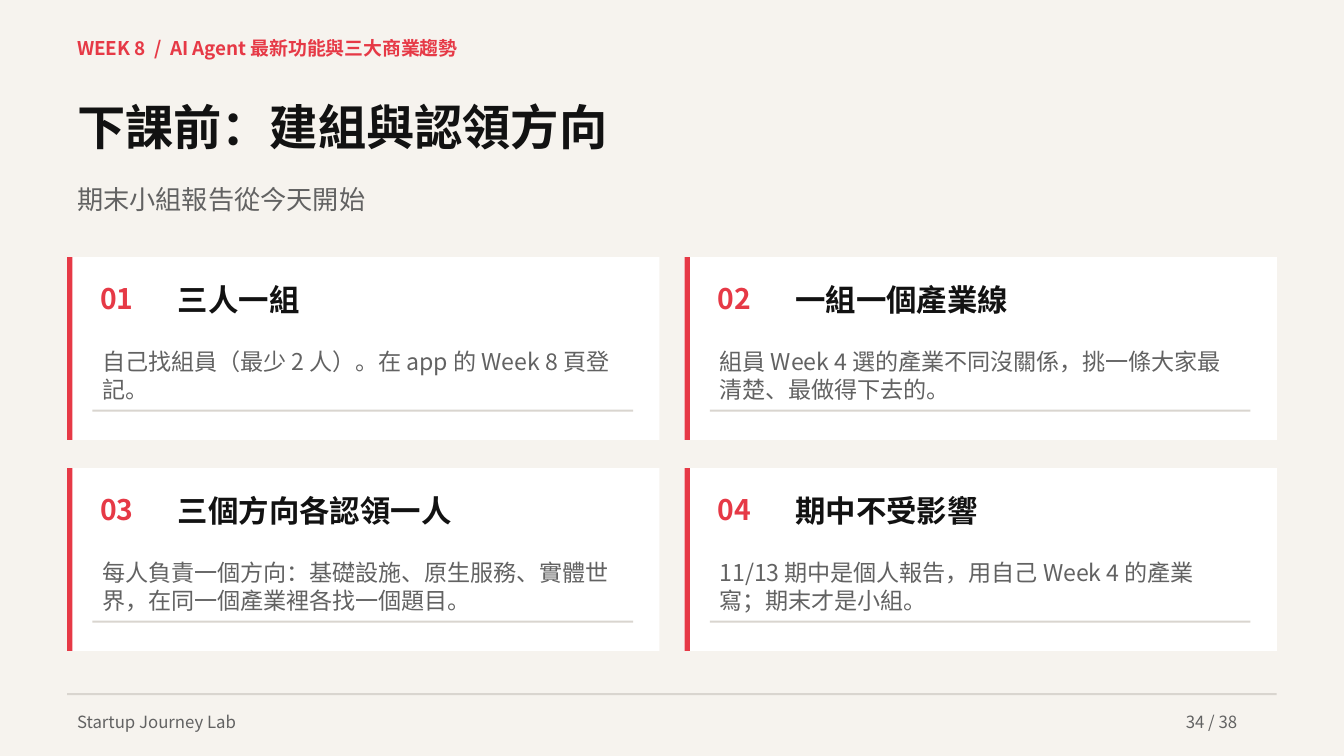
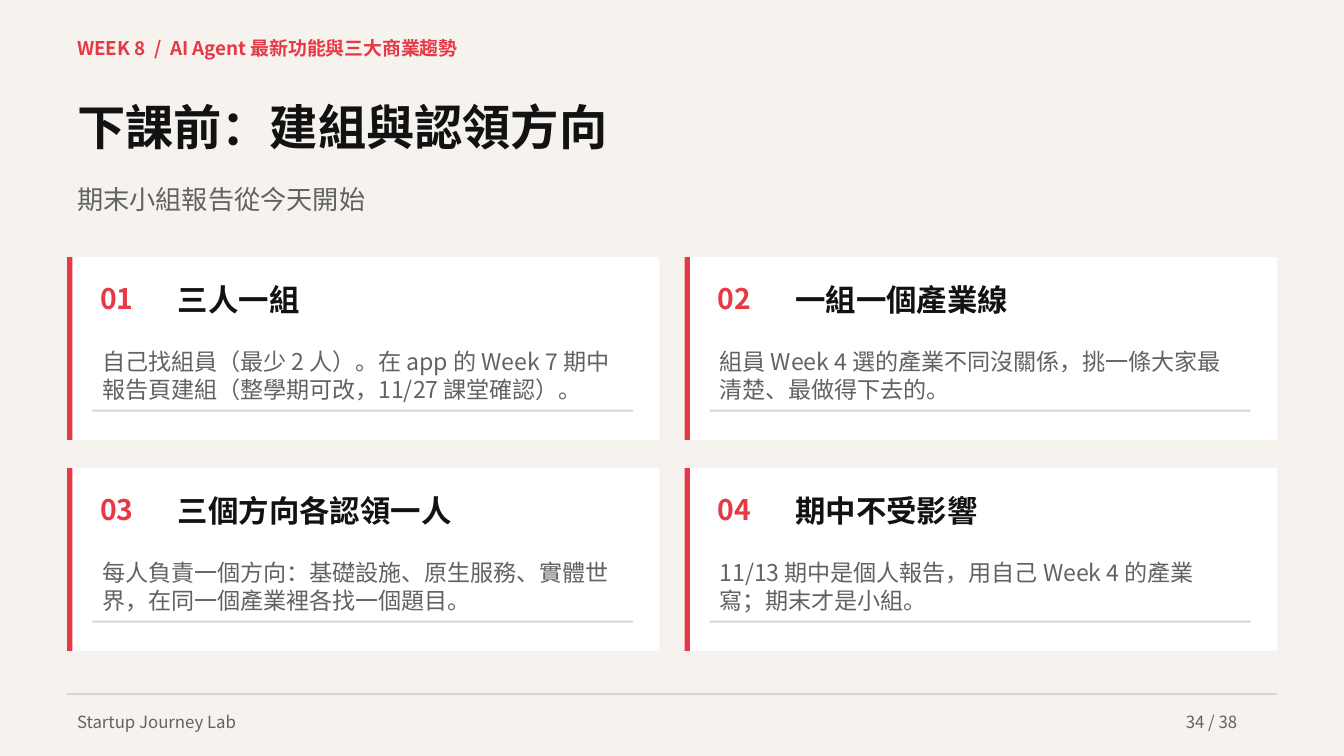
Before and after one commit to hpyuan1220/startup-journey-lab-app, a slide deck: slide 34 of materials/Week8_教學簡報.pptx. Drawn at 1344x756 pixels with LibreOffice and Linux fonts; fonts in the diff are those of the drawing. Boxes give left, top, right and bottom in pixels: in the first picture for what was removed or moved away, otherwise in the second. Text is boxed around its words. In the diff, an @@ line names an element or a change of style, - is before the commit and + after.

```diff
--- a/materials/Week8_教學簡報.pptx
+++ b/materials/Week8_教學簡報.pptx
@@ text at (x1=102, y1=350, x2=609, y2=402): text changed @@
-自己找組員（最少 2 人）。在 app 的 Week 8 頁登記。
+自己找組員（最少 2 人）。在 app 的 Week 7 期中報告頁建組（整學期可改，11/27 課堂確認）。
```
Also in this commit, not shown: 1 other slide changed, 4 other files.
